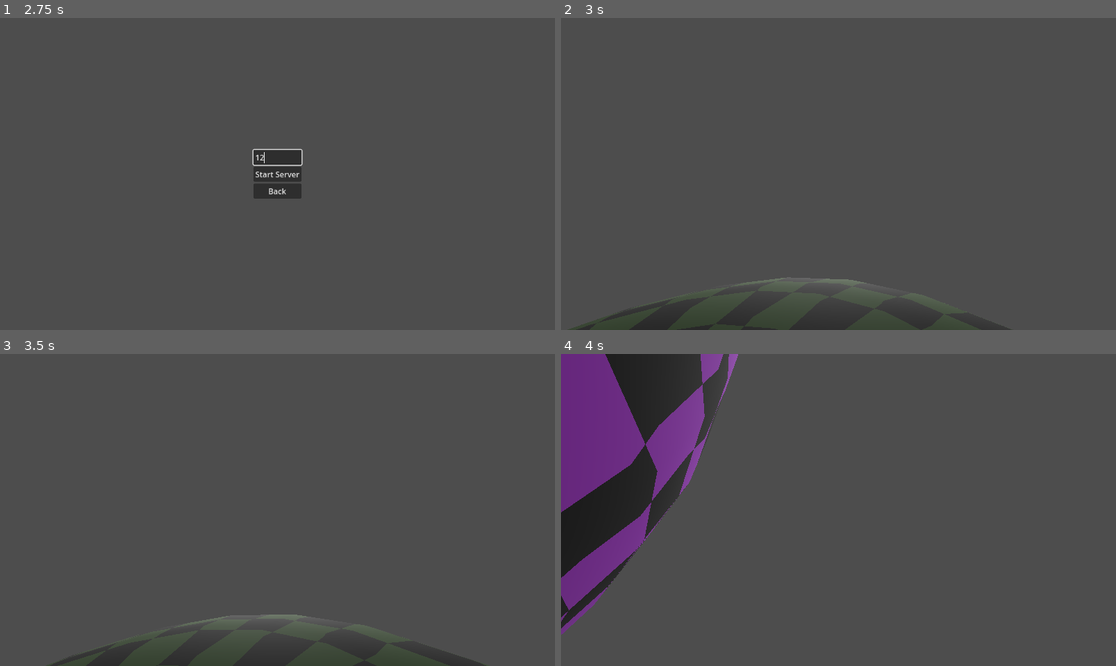
Above: before the commit, frames 1-4 (two rows, left to right).
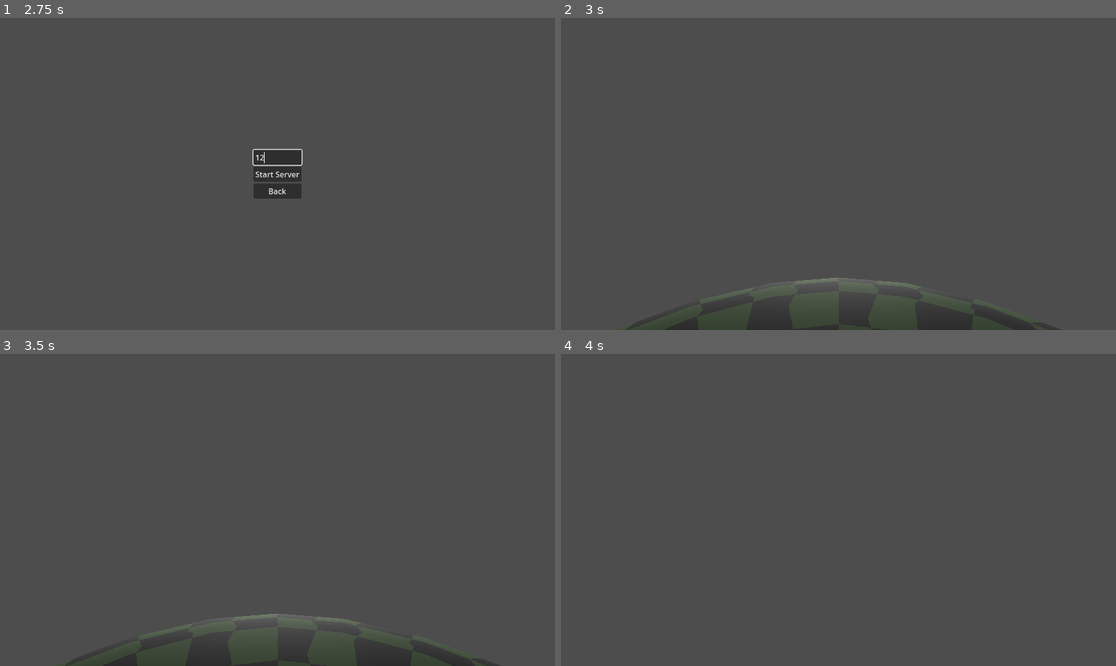
Above: after the commit, the same moments.

Repository: cjsoltermann/GodotPlanetGame
Game: Godot game, scene res://main.tscn
Two runs of this game, one before a commit and one after it. Both use one fixed random seed, a clock stepped at 60 frames per second and the inputs below.
Inputs (mouse positions are in pixels of both pictures, inside the frame that each line leads up to):
- Up to frame 1 (2.75 s): tap Enter (ui_accept) at 0.5 s; move the mouse to (399, 158) at 0.52 s; hold D (Right) 0.53-1.25 s; hold Ctrl (Sprint) 0.53-1.25 s; tap Space (Jump) at 0.77 s; click "Create Server" at 1.25 s; click (277, 158) at 2.02 s; type "12" at 2.1 s
- Up to frame 2 (3 s): click "Start Server" at 2.75 s
- Up to frame 3 (3.5 s): no input
- Up to frame 4 (4 s): move the mouse to (810, 510) at 3.52 s; hold W (Forward) from 3.53 s (still down); tap Ctrl (Sprint) at 3.6 s; tap Space (Jump) at 3.77 s

Frame 1 is identical in both runs. In frame 2, 1.5% of the frame differs, in the area x 1-89%, y 83-100%; in frame 3, 0.3%; in frame 4, 17%, in the area x 0-32%, y 0-90%.

Commit message:
Very bad, but functional, multiplayer

Diff:
--- a/character.gd
+++ b/character.gd
@@ -1,6 +1,9 @@
 extends CharacterBody3D
 
 @onready var head := $Body/Neck/Head
+@onready var camera: Camera3D = $Body/Neck/Head/Camera3D
+
+@export var id := 1
 
 @export var speed := 10
 @export var sprint_speed := 20
@@ -14,6 +17,14 @@
 # Called when the node enters the scene tree for the first time.
 func _ready():
 	Input.mouse_mode = Input.MOUSE_MODE_CAPTURED
+
+	set_multiplayer_authority(id)
+	if id == multiplayer.get_unique_id():
+		camera.make_current()
+
+	set_process(id == multiplayer.get_unique_id())
+	set_physics_process(id == multiplayer.get_unique_id())
+	set_process_input(id == multiplayer.get_unique_id())
 
 func _input(event):
 	if event.is_action_pressed("Release Mouse"):
--- a/level.gd
+++ b/level.gd
@@ -1,13 +1,19 @@
 extends Node3D
 
-@onready var character := $Character
+var character_scene := preload("res://character.tscn")
+@onready var player_root := $Players
 
 @onready var planets: Array[Node3D] = [$Planet, $Planet2]
 
 @onready var orbiting := $Planet2
 
-# Called when the node enters the scene tree for the first time.
-func _ready():
+var server: Server
+
+func add_character(id: int):
+	var character = character_scene.instantiate()
+	character.id = id
+	character.name = "Player%s" % id
+
 	character.get_gravity = func (pos: Vector3) -> Vector3:
 		var ret := Vector3.ZERO
 		for planet in planets:
@@ -25,6 +31,17 @@
 				ret = planet
 		return ret
 
+	player_root.add_child(character, true)
+
+
+# Called when the node enters the scene tree for the first time.
+func _ready():
+	add_character(multiplayer.get_unique_id())
+	for id in multiplayer.get_peers():
+		add_character(id)
+
+	server.on_player_connected.connect(add_character)
+
 # Called every frame. 'delta' is the elapsed time since the previous frame.
 func _physics_process(delta):
 	#pass
--- a/level.tscn
+++ b/level.tscn
@@ -1,8 +1,7 @@
-[gd_scene load_steps=7 format=3 uid="uid://l314l74afmjt"]
+[gd_scene load_steps=6 format=3 uid="uid://l314l74afmjt"]
 
 [ext_resource type="Script" path="res://level.gd" id="1_aorb1"]
 [ext_resource type="Shader" path="res://world.gdshader" id="1_c6xud"]
-[ext_resource type="PackedScene" uid="uid://bwst0xwhr3d88" path="res://character.tscn" id="3_e1d0x"]
 
 [sub_resource type="ShaderMaterial" id="ShaderMaterial_pomkf"]
 render_priority = 0
@@ -45,6 +44,4 @@
 
 [node name="DirectionalLight3D" type="DirectionalLight3D" parent="."]
 
-[node name="Character" parent="." instance=ExtResource("3_e1d0x")]
-transform = Transform3D(1, 0, 0, 0, 1, 0, 0, 0, 1, -2.43491, 21.4019, 0)
-jump_power = 45
+[node name="Players" type="Node3D" parent="."]
--- a/main.gd
+++ b/main.gd
@@ -21,16 +21,17 @@
 
 func _start_level():
 	level = level_scene.instantiate()
+	level.server = server
 	_swap_scene.call_deferred(level)
 	debug_cam.clear_current.call_deferred()
 
 func _on_create_server(port: int):
 	server.start_server(port)
-	_start_level()
+	_start_level.call_deferred()
 
 func _on_join_server(address: String, port: int):
 	server.join_server(address, port)
-	_start_level()
+	_start_level.call_deferred()
 
 func _on_quit():
 	get_tree().quit()
--- a/server.gd
+++ b/server.gd
@@ -1,26 +1,35 @@
 class_name Server
 extends Node
 
-@onready var world := $"../World"
+signal on_player_connected(id: int)
+signal on_player_disconnected(id: int)
 
 func start_server(port: int):
 	var peer = ENetMultiplayerPeer.new()
 	peer.create_server(port)
 	if peer.get_connection_status() == MultiplayerPeer.CONNECTION_DISCONNECTED:
+		push_error("Failed to create a server!")
 		return
-	world.multiplayer.multiplayer_peer = peer
+	get_parent().multiplayer.multiplayer_peer = peer
 
 func join_server(ip: String, port: int):
 	var peer = ENetMultiplayerPeer.new()
 	peer.create_client(ip, port)
 	if peer.get_connection_status() == MultiplayerPeer.CONNECTION_DISCONNECTED:
+		push_error("Failed to connect to server!")
 		return
-	world.multiplayer.multiplayer_peer = peer
+	get_parent().multiplayer.multiplayer_peer = peer
 
 # Called when the node enters the scene tree for the first time.
 func _ready():
-	pass # Replace with function body.
+	multiplayer.peer_connected.connect(_on_peer_connected)
+	multiplayer.peer_disconnected.connect(_on_peer_disconnected)
 
+func _on_peer_connected(id):
+	on_player_connected.emit(id)
+
+func _on_peer_disconnected(id):
+	on_player_disconnected.emit(id)
 
 # Called every frame. 'delta' is the elapsed time since the previous frame.
 func _process(delta):
